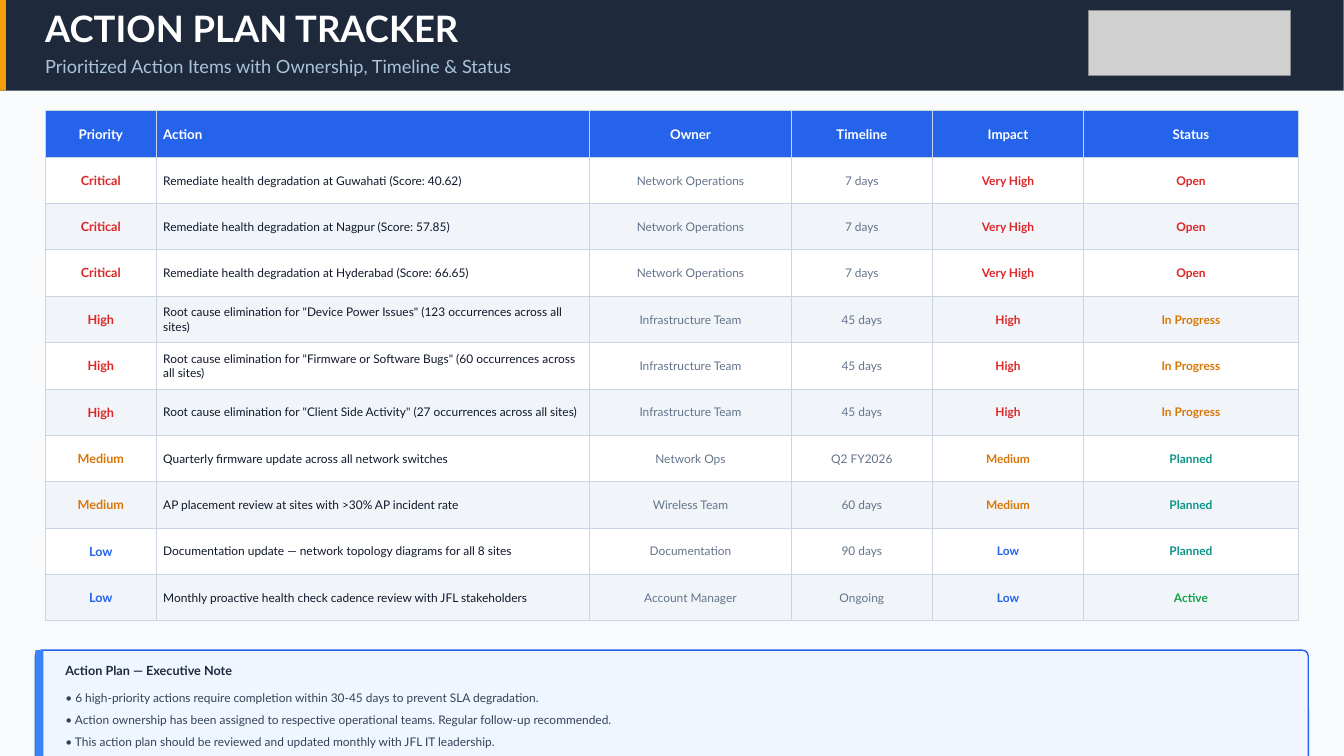
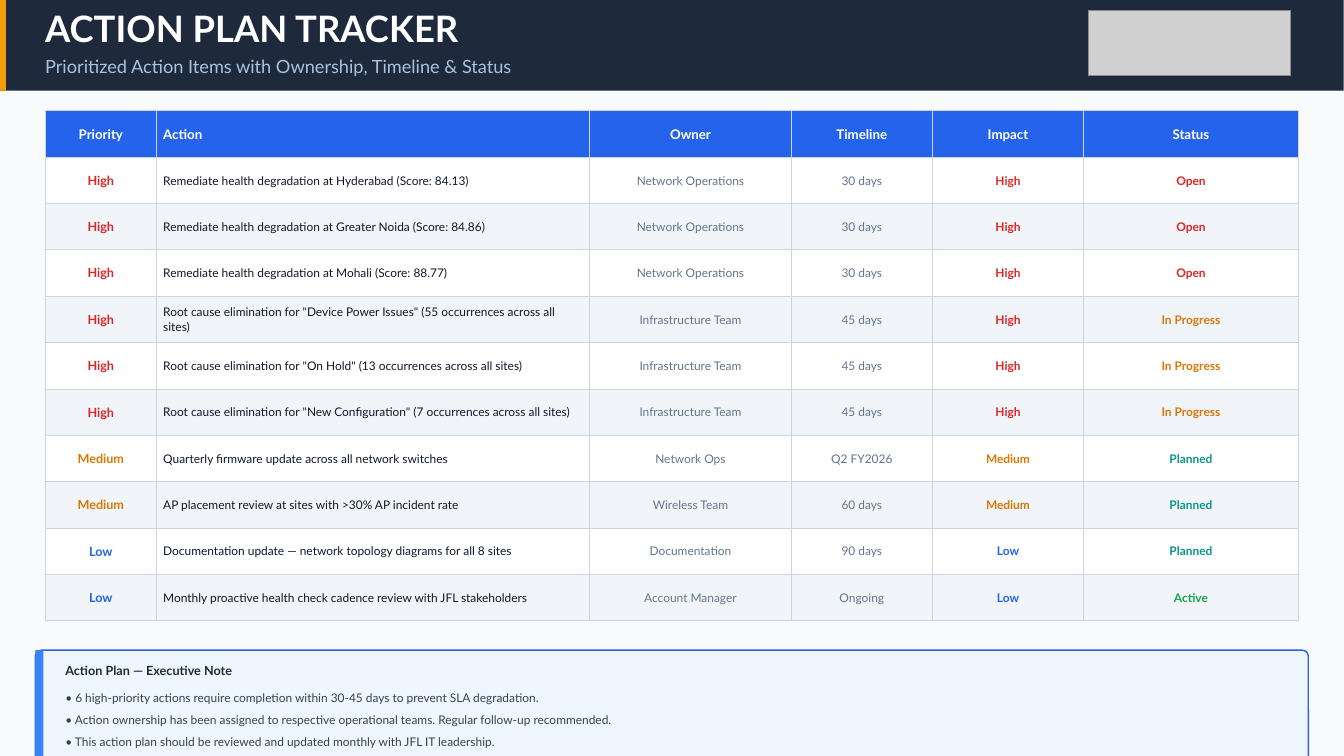
Before and after one commit to chhitij-21/executive-dashboard-qbr, a slide deck: slide 38 of Executive QBR Report - Jubilant Foodworks Ltd (JFL).pptx. Drawn at 1344x756 pixels with LibreOffice and Linux fonts; fonts in the diff are those of the drawing; grey boxes stand for pictures. Boxes give left, top, right and bottom in pixels: in the first picture for what was removed or moved away, otherwise in the second. Text is boxed around its words. In the diff, an @@ line names an element or a change of style, - is before the commit and + after.

Commit message:
fix(ssot): update canonical dataset to August 2026 (1 August 2026 – 31 August 2026) with 86 incidents and 444 devices

```diff
--- a/Executive QBR Report - Jubilant Foodworks Ltd (JFL).pptx
+++ b/Executive QBR Report - Jubilant Foodworks Ltd (JFL).pptx
@@ table at bbox=[45, 111, 1299, 608] @@
-row 2: Critical | Remediate health degradation at Guwahati (Score: 40.62) | Network Operations | 7 days | Very High | Open
+row 2: High | Remediate health degradation at Hyderabad (Score: 84.13) | Network Operations | 30 days | High | Open
-row 3: Critical | Remediate health degradation at Nagpur (Score: 57.85) | Network Operations | 7 days | Very High | Open
+row 3: High | Remediate health degradation at Greater Noida (Score: 84.86) | Network Operations | 30 days | High | Open
-row 4: Critical | Remediate health degradation at Hyderabad (Score: 66.65) | Network Operations | 7 days | Very High | Open
+row 4: High | Remediate health degradation at Mohali (Score: 88.77) | Network Operations | 30 days | High | Open
@@ row 5, column 2: "Root cause elimination for "Device Power Issues" (123 occurrences across all sites)" to "Root cause elimination for "Device Power Issues" (55 occurrences across all sites)" @@
@@ row 6, column 2: "Root cause elimination for "Firmware or Software Bugs" (60 occurrences across all sites)" to "Root cause elimination for "On Hold" (13 occurrences across all sites)" @@
@@ row 7, column 2: "Root cause elimination for "Client Side Activity" (27 occurrences across all sites)" to "Root cause elimination for "New Configuration" (7 occurrences across all sites)" @@
```
Also in this commit, not shown: 35 other slides changed, 4 other files.
